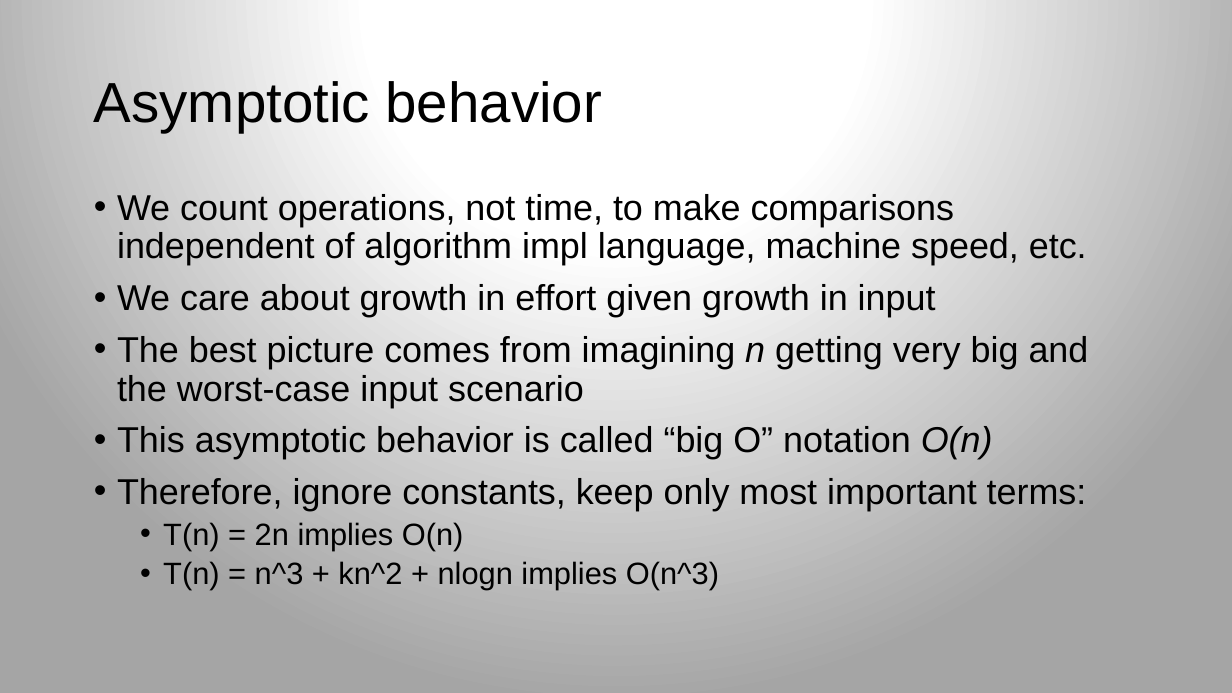
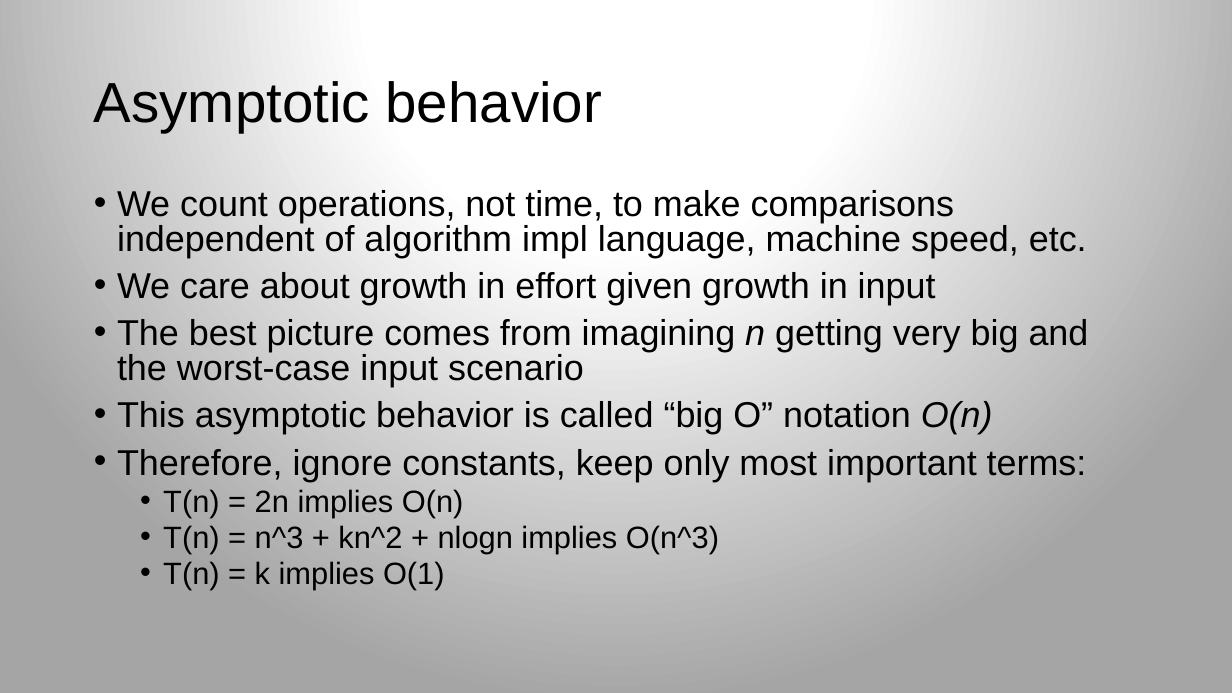
Before and after one commit to parrt/msds689, a slide deck: slide 10 of notes/complexity.pptx. Drawn at 1232x693 pixels with LibreOffice and Linux fonts; fonts in the diff are those of the drawing; background and template pictures are left out. Boxes give left, top, right and bottom in pixels: in the first picture for what was removed or moved away, otherwise in the second. Text is boxed around its words. In the diff, an @@ line names an element or a change of style, - is before the commit and + after.

```diff
--- a/notes/complexity.pptx
+++ b/notes/complexity.pptx
@@ text at box(117, 190, 1089, 553): line spacing 0.9 to 0.8 @@
@@ text at box(163, 561, 445, 589): paragraph added @@
+  • T(n) = k implies O(1)
```
Also in this commit, not shown: 2 other slides changed, 9 slides added, 6 other files.
